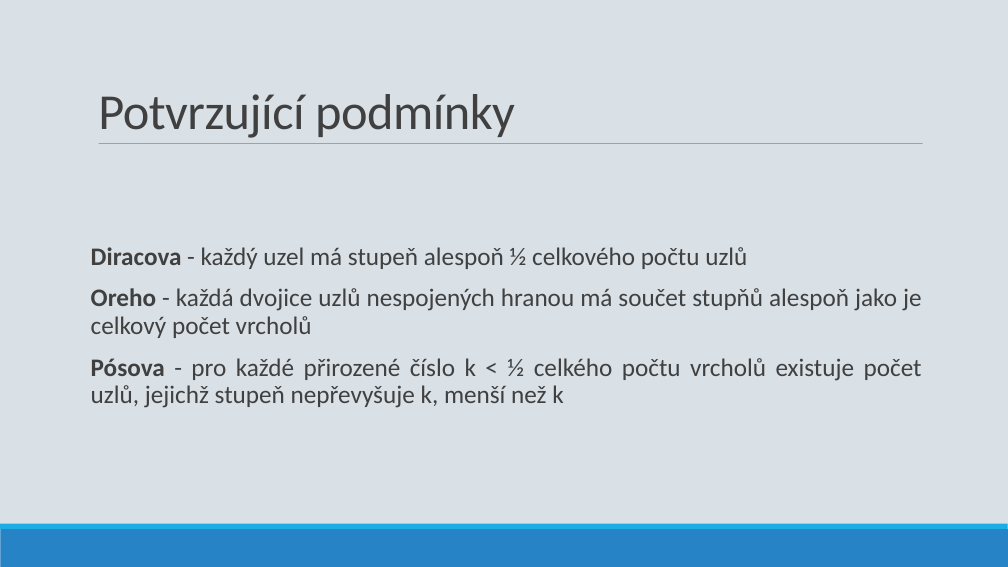
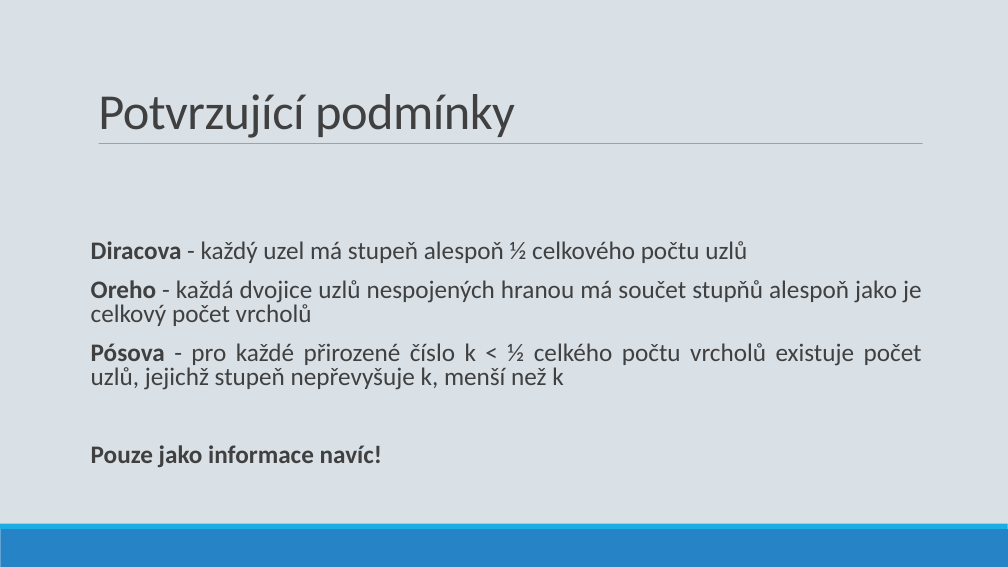
Before and after one commit to ldrahnik/ial_project_2019_2020, a slide deck: slide 4 of defense/presentation.odp. Drawn at 1008x567 pixels with LibreOffice and Linux fonts; fonts in the diff are those of the drawing. Boxes give left, top, right and bottom in pixels: in the first picture for what was removed or moved away, otherwise in the second. Text is boxed around its words. In the diff, an @@ line names an element or a change of style, - is before the commit and + after.

```diff
--- a/defense/presentation.odp
+++ b/defense/presentation.odp
@@ text at [91, 241, 922, 390]: line spacing 0.9 to 0.8 @@
@@ text at [91, 445, 382, 467]: paragraph added @@
+Pouze jako informace navíc!
```
Also in this commit, not shown: 1 other slide changed, 1 slide added, 1 slide removed.
